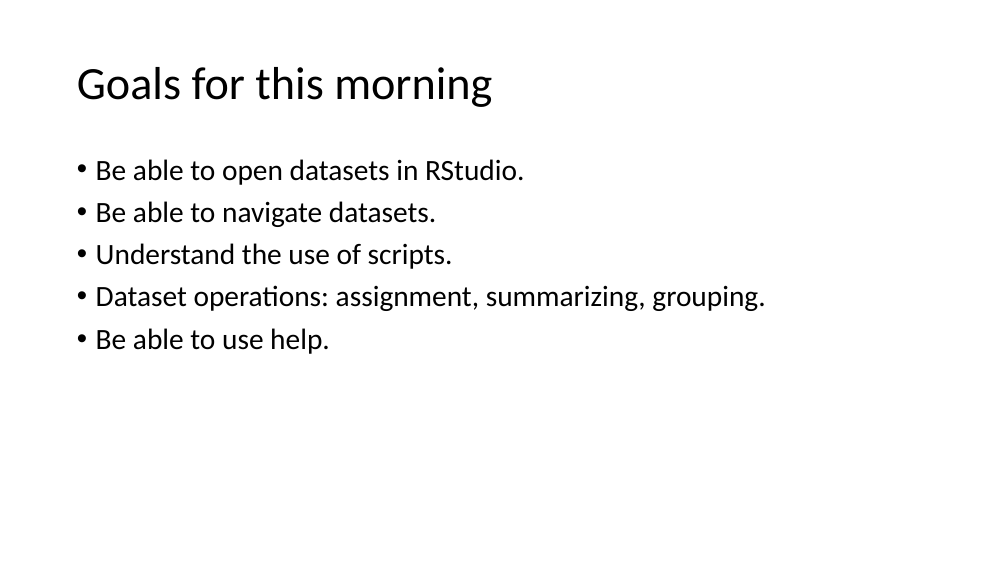
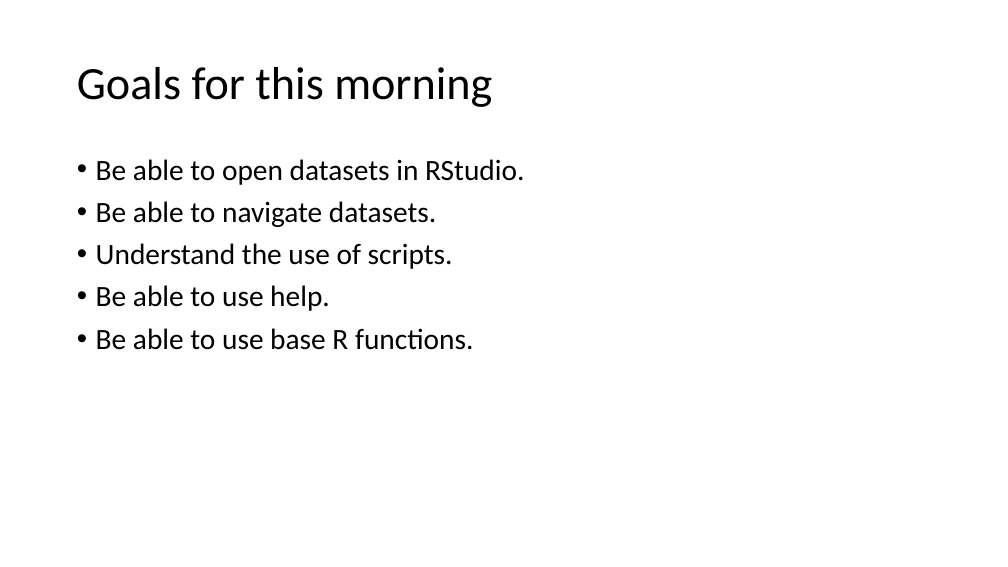
Before and after one commit to jtannen/r-for-datascience, a slide deck: slide 9 of session-1/session-1-slides.pptx. Drawn at 1008x567 pixels with LibreOffice and Linux fonts; fonts in the diff are those of the drawing. Boxes give left, top, right and bottom in pixels: in the first picture for what was removed or moved away, otherwise in the second. Text is boxed around its words. In the diff, an @@ line names an element or a change of style, - is before the commit and + after.

```diff
--- a/session-1/session-1-slides.pptx
+++ b/session-1/session-1-slides.pptx
@@ text at <box>96,285,765,311</box>: paragraph removed @@
-• Dataset operations: assignment, summarizing, grouping.
@@ text at <box>96,328,473,350</box>: paragraph added @@
+• Be able to use base R functions.
```
Also in this commit, not shown: 1 other slide changed, 4 other files.
